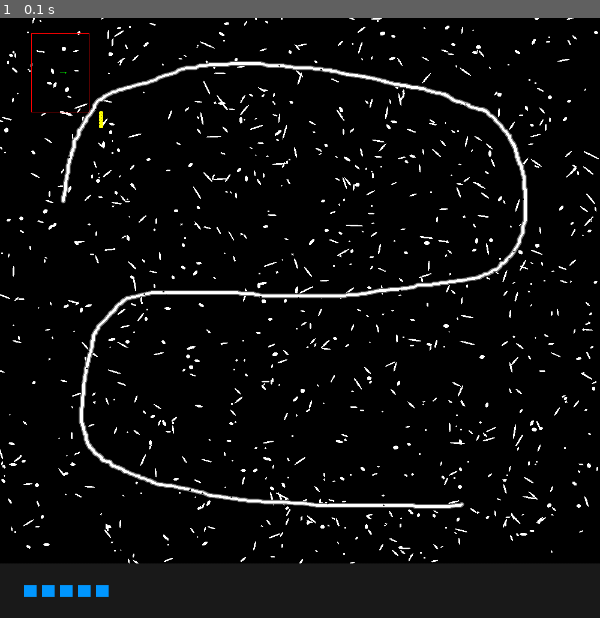
Above: before the commit, frame 1.
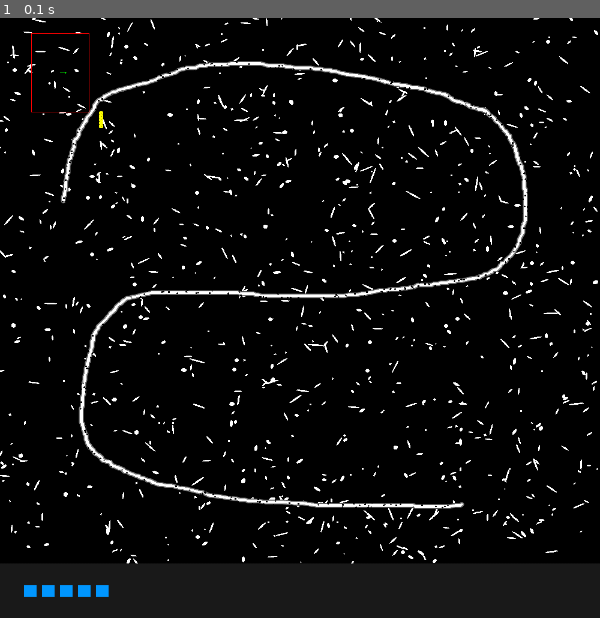
Above: after the commit, the same moment.

Repository: DavidChong2523/ECE183DA-code
Game: pygame game, started from main.py
Two runs of this game, one before a commit and one after it. Both use one fixed random seed, a clock stepped at 60 frames per second and the inputs below.
Inputs:
- Up to frame 1 (0.1 s): no input

The runs differ from the first frame. In frame 1, 3.9% of the frame differs, in the area x 0-100%, y 0-91%.

Commit message:
pid code

Diff:
--- a/sim/environment/LineEnv.py
+++ b/sim/environment/LineEnv.py
@@ -13,7 +13,7 @@
         self.image = self.initialize_env(self.image)
 
         degraded = self.degrade_line(self.image, 2, deg_type=1)
-        dirt = self.simulate_dirt_and_grass(degraded, 0.001, 5, 6, area_type=0, material=0)
+        dirt = self.simulate_dirt_and_grass(degraded, 0.01, 5, 6, area_type=0, material=0)
         grass = self.simulate_dirt_and_grass(self.image, 0.001, 5, 60, area_type=0, material=1)
         self.image = dirt | grass
 
